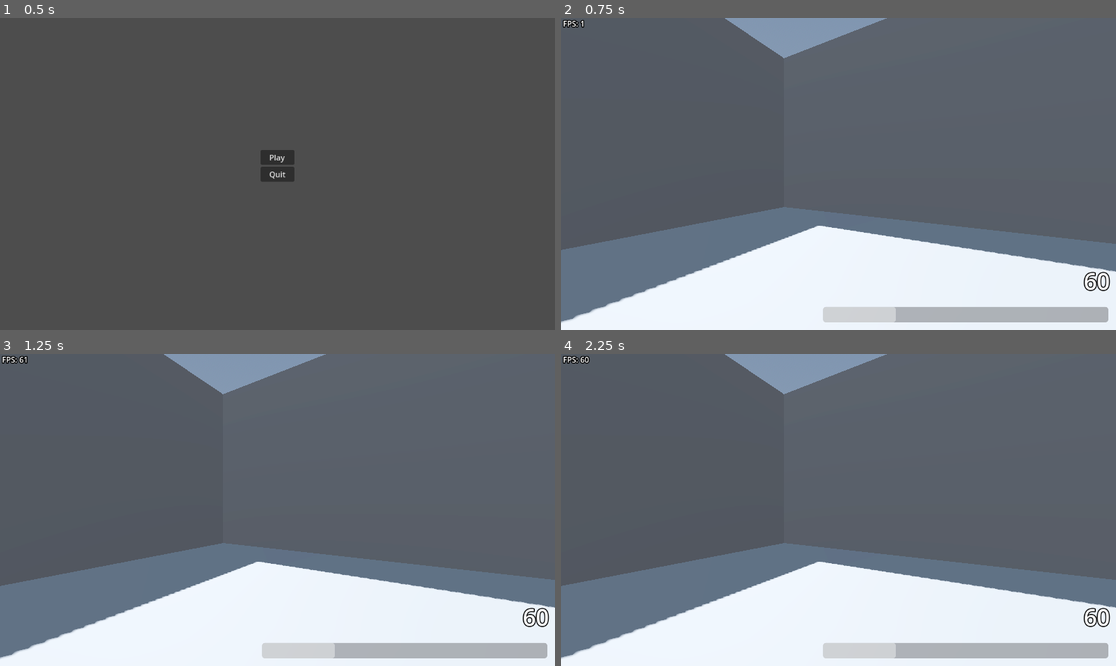
Above: before the commit, frames 1-4 (two rows, left to right).
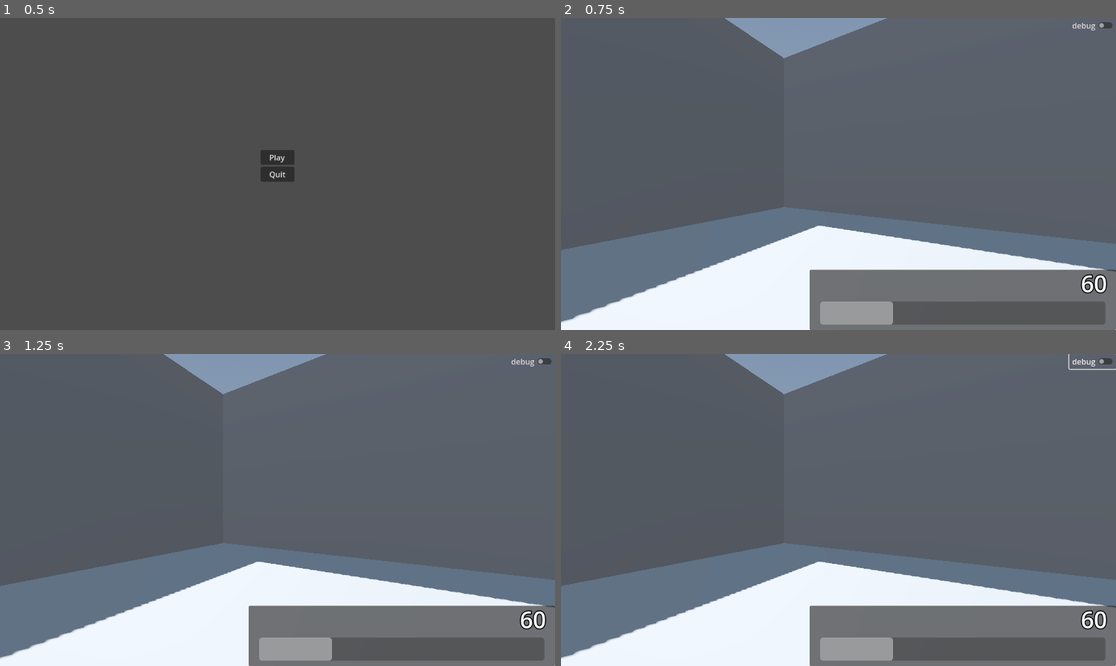
Above: after the commit, the same moments.

Repository: CactusHertz/gd-ui-test
Game: Godot game, scene res://menu.tscn
Same seed, same stepped clock (60 frames per second), same inputs: the game is played once before the commit and once after it.
Inputs (mouse positions are in pixels of both pictures, inside the frame that each line leads up to):
- Up to frame 1 (0.5 s): no input
- Up to frame 2 (0.75 s): click "Play" at 0.5 s
- Up to frame 3 (1.25 s): no input
- Up to frame 4 (2.25 s): click (1093, 360) at 1.25 s, where only the run after the commit has a clickable "debug"; click (1093, 360) at 2 s, where only the run after the commit has a clickable "debug"

Frame 1 is identical in both runs. In frame 2, 11% of the frame differs, in the area x 0-100%, y 0-100%; in frame 3, 11%; in frame 4, 11%.

Commit message:
Add ui toggle

Diff:
--- a/level.tscn
+++ b/level.tscn
@@ -1,5 +1,6 @@
-[gd_scene load_steps=5 format=3 uid="uid://bn4ybdamams5w"]
+[gd_scene load_steps=6 format=3 uid="uid://bn4ybdamams5w"]
 
+[ext_resource type="Script" path="res://ui.gd" id="1_tu4ja"]
 [ext_resource type="Script" path="res://fps.gd" id="1_v056g"]
 
 [sub_resource type="ProceduralSkyMaterial" id="ProceduralSkyMaterial_yimha"]
@@ -39,9 +40,11 @@
 [node name="Camera3D" type="Camera3D" parent="."]
 transform = Transform3D(0.5, 0, -0.866025, 0, 1, 0, 0.866025, 0, 0.5, 0, 3, 0)
 
-[node name="CanvasLayer" type="CanvasLayer" parent="."]
+[node name="UI" type="CanvasLayer" parent="."]
+script = ExtResource("1_tu4ja")
 
-[node name="Fps" type="Label" parent="CanvasLayer"]
+[node name="Fps" type="Label" parent="UI"]
+visible = false
 offset_right = 40.0
 offset_bottom = 23.0
 theme_override_colors/font_color = Color(1, 1, 1, 1)
@@ -50,31 +53,33 @@
 text = "FPS: "
 script = ExtResource("1_v056g")
 
-[node name="Panel" type="Panel" parent="CanvasLayer"]
-visible = false
+[node name="Panel" type="Panel" parent="UI"]
 anchors_preset = 3
 anchor_left = 1.0
 anchor_top = 1.0
 anchor_right = 1.0
 anchor_bottom = 1.0
-offset_left = -200.0
-offset_top = -50.0
+offset_left = -636.0
+offset_top = -125.0
 grow_horizontal = 0
 grow_vertical = 0
 
-[node name="VBoxContainer" type="VBoxContainer" parent="CanvasLayer"]
+[node name="VBoxContainer" type="VBoxContainer" parent="UI/Panel"]
 custom_minimum_size = Vector2(0, 100)
-anchors_preset = 3
-anchor_left = 1.0
-anchor_top = 1.0
-anchor_right = 1.0
-anchor_bottom = 1.0
-offset_left = -624.0
-offset_top = -100.0
-grow_horizontal = 0
-grow_vertical = 0
+layout_mode = 1
+anchors_preset = 8
+anchor_left = 0.5
+anchor_top = 0.5
+anchor_right = 0.5
+anchor_bottom = 0.5
+offset_left = -312.0
+offset_top = -67.5
+offset_right = 312.0
+offset_bottom = 67.5
+grow_horizontal = 2
+grow_vertical = 2
 
-[node name="Speed" type="Label" parent="CanvasLayer/VBoxContainer"]
+[node name="Speed" type="Label" parent="UI/Panel/VBoxContainer"]
 layout_mode = 2
 theme_override_colors/font_outline_color = Color(0, 0, 0, 1)
 theme_override_constants/outline_size = 8
@@ -82,16 +87,32 @@
 text = "60 "
 horizontal_alignment = 2
 
-[node name="MarginContainer" type="MarginContainer" parent="CanvasLayer/VBoxContainer"]
+[node name="MarginContainer" type="MarginContainer" parent="UI/Panel/VBoxContainer"]
 custom_minimum_size = Vector2(0, 64)
 layout_mode = 2
 theme_override_constants/margin_left = 16
-theme_override_constants/margin_top = 16
 theme_override_constants/margin_right = 16
 theme_override_constants/margin_bottom = 16
 
-[node name="ProgressBar" type="ProgressBar" parent="CanvasLayer/VBoxContainer/MarginContainer"]
+[node name="ProgressBar" type="ProgressBar" parent="UI/Panel/VBoxContainer/MarginContainer"]
 layout_mode = 2
 size_flags_vertical = 1
 value = 25.0
 show_percentage = false
+
+[node name="HBoxContainer" type="HBoxContainer" parent="UI"]
+anchors_preset = 1
+anchor_left = 1.0
+anchor_right = 1.0
+offset_left = -40.0
+offset_bottom = 40.0
+grow_horizontal = 0
+
+[node name="VBoxContainer" type="VBoxContainer" parent="UI/HBoxContainer"]
+layout_mode = 2
+
+[node name="CheckButton" type="CheckButton" parent="UI/HBoxContainer/VBoxContainer"]
+layout_mode = 2
+text = "debug"
+
+[connection signal="toggled" from="UI/HBoxContainer/VBoxContainer/CheckButton" to="UI" method="_on_check_button_toggled"]
--- /dev/null
+++ b/ui.gd
@@ -0,0 +1,6 @@
+extends CanvasLayer
+
+@onready var fps = $Fps
+
+func _on_check_button_toggled(toggled_on):
+	fps.visible = toggled_on
